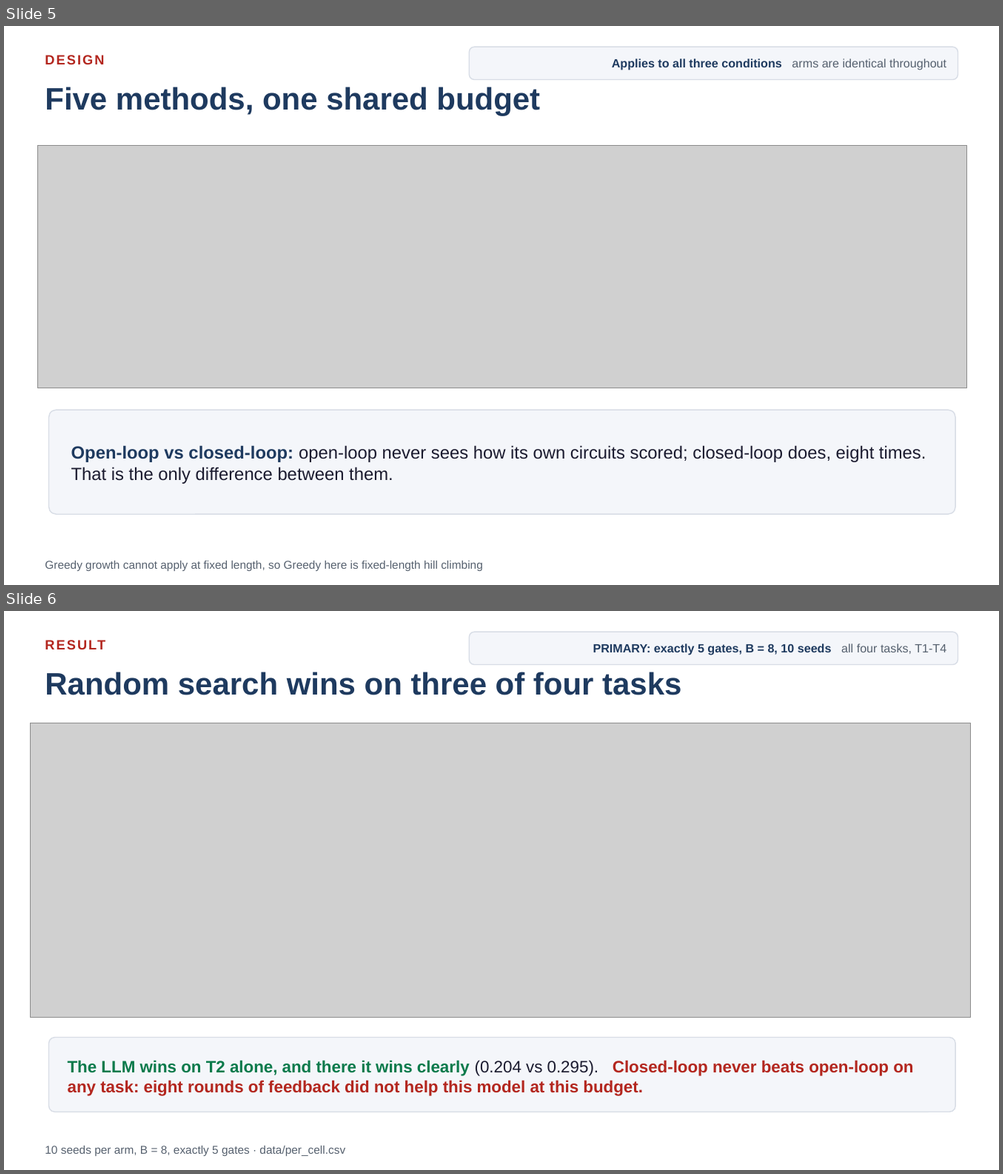
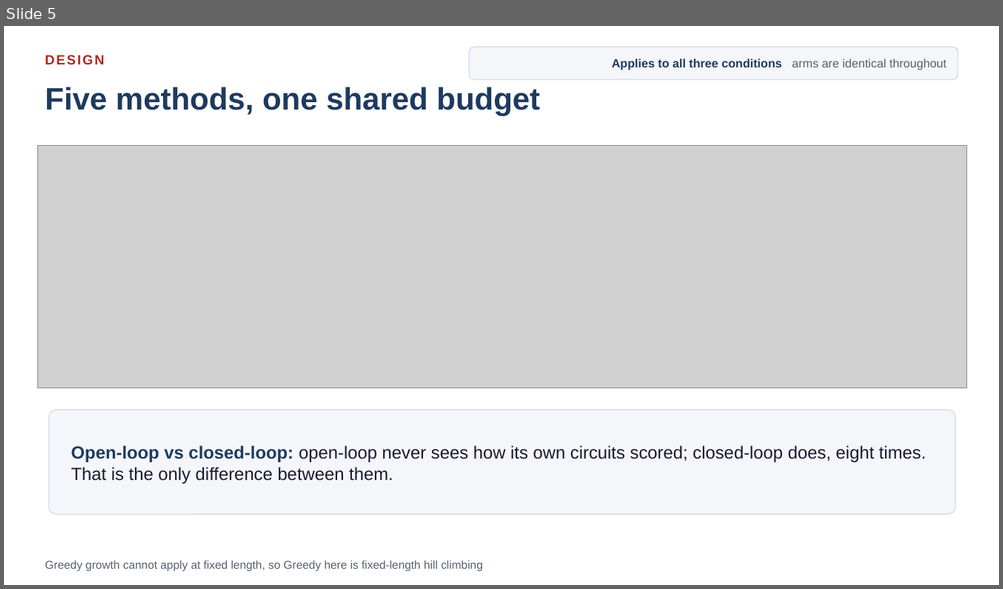
Before and after one commit to dorakingx/llm-vqc, a slide deck: docs/presentation/mini5/20260731_GSoC_mini5.pptx. Shown one above the other, each under a label of ours: slides 5 and 6 before the commit, slide 5 after it. The pictures are 1003x1174 and 1003x589 pixels, drawn with LibreOffice and Linux fonts; fonts in the diff are those of the drawing; grey boxes stand for pictures. Boxes give left, top, right and bottom in pixels: in the first picture for what was removed or moved away, otherwise in the second. Text is boxed around its words. In the diff, an @@ line names an element or a change of style, - is before the commit and + after.

```diff
--- a/docs/presentation/mini5/20260731_GSoC_mini5.pptx
+++ b/docs/presentation/mini5/20260731_GSoC_mini5.pptx
@@ slide 6 removed at [4,611,999,1170], background #FFFFFF @@
@@ rounded rectangle removed at [469,632,958,665] @@
@@ text removed at [45,633,958,655] @@
-RESULT
@@ text removed at [593,644,946,655] @@
-PRIMARY: exactly 5 gates, B = 8, 10 seeds all four tasks, T1-T4
@@ text removed at [45,672,681,695] @@
-Random search wins on three of four tasks
@@ picture removed at [30,723,970,1017] @@
@@ rounded rectangle removed at [48,1038,956,1113] @@
@@ text removed at [68,1060,913,1096] @@
-The LLM wins on T2 alone, and there it wins clearly (0.204 vs 0.295). Closed-loop never beats open-loop on any task: eight rounds of feedback did not help this model at this budget.
@@ text removed at [45,1146,345,1156] @@
-10 seeds per arm, B = 8, exactly 5 gates · data/per_cell.csv
```
Also in this commit, not shown: 2 slides changed, 2 slides added, 1 other slide removed, 9 other files.
